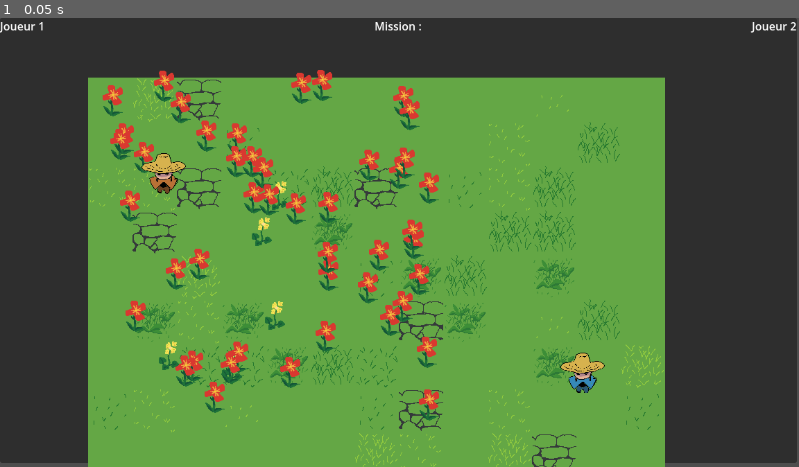
Above: before the commit, frame 1.
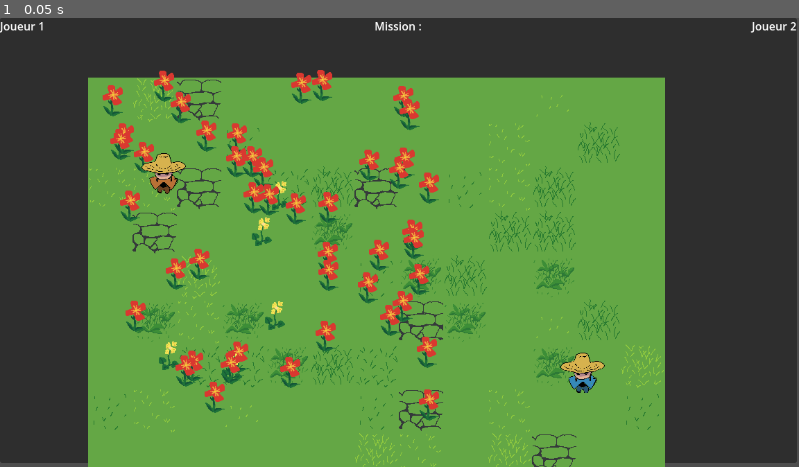
Above: after the commit, the same moment.

Repository: FablabMurat/2025GameJamCantal-1
Game: Godot game, scene res://root.tscn
The game is run twice, just before and just after one commit, with the same random seed, the same clock (stepped at 60 frames per second) and the same inputs.
Inputs:
- Up to frame 1 (0.05 s): no input

The runs differ from the first frame. In frame 1, less than 0.1% of the frame differs, in the area x 21-53%, y 31-78%.

Commit message:
fleur attrape en commentaire + Ysort sur niveau.tscn

Diff:
--- a/niveau.gd
+++ b/niveau.gd
@@ -47,16 +47,16 @@
 
 func fleurattrape(perso, fleur):
 	print ("Fleur ",fleur.flowertype," attrapé par ",perso.nperso)
-	var fleurtscn = load("res://Plante.tscn")
-	var fleurinv : Plante = fleurtscn.instantiate()
-	fleurinv.choosetype(fleur.flowertype)
-	fleurinv.nocontact()
-	if perso.nperso == 1 :
-		%VBoxContainer1.call_deferred("add_child",fleurinv)
-	elif perso.nperso == 2 :
-		%VBoxContainer2.call_deferred("add_child",fleurinv)
-	collect.emit(perso,fleur.flowertype) # Ca ne sert à rien
-	fleur.queue_free()
+	#var fleurtscn = load("res://Plante.tscn")
+	#var fleurinv : Plante = fleurtscn.instantiate()
+	#fleurinv.choosetype(fleur.flowertype)
+	#fleurinv.nocontact()
+	#if perso.nperso == 1 :
+		#%VBoxContainer1.call_deferred("add_child",fleurinv)
+	#elif perso.nperso == 2 :
+		#%VBoxContainer2.call_deferred("add_child",fleurinv)
+	#collect.emit(perso,fleur.flowertype) # Ca ne sert à rien
+	#fleur.queue_free()
 
 # Called every frame. 'delta' is the elapsed time since the previous frame.
 func _process(delta: float) -> void:
--- a/niveau.tscn
+++ b/niveau.tscn
@@ -122,6 +122,7 @@
 size = Vector2(917.25, 45)
 
 [node name="Niveau" type="Node2D"]
+y_sort_enabled = true
 position = Vector2(127, 86)
 script = ExtResource("1_evebv")
 
